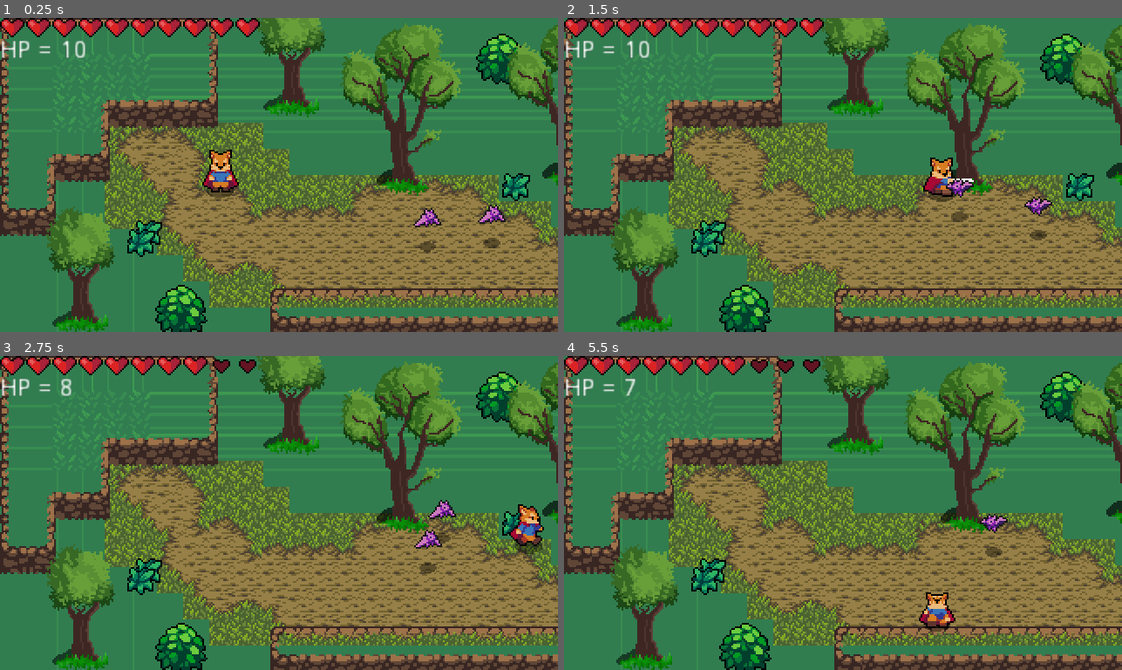
Above: before the commit, frames 1-4 (two rows, left to right).
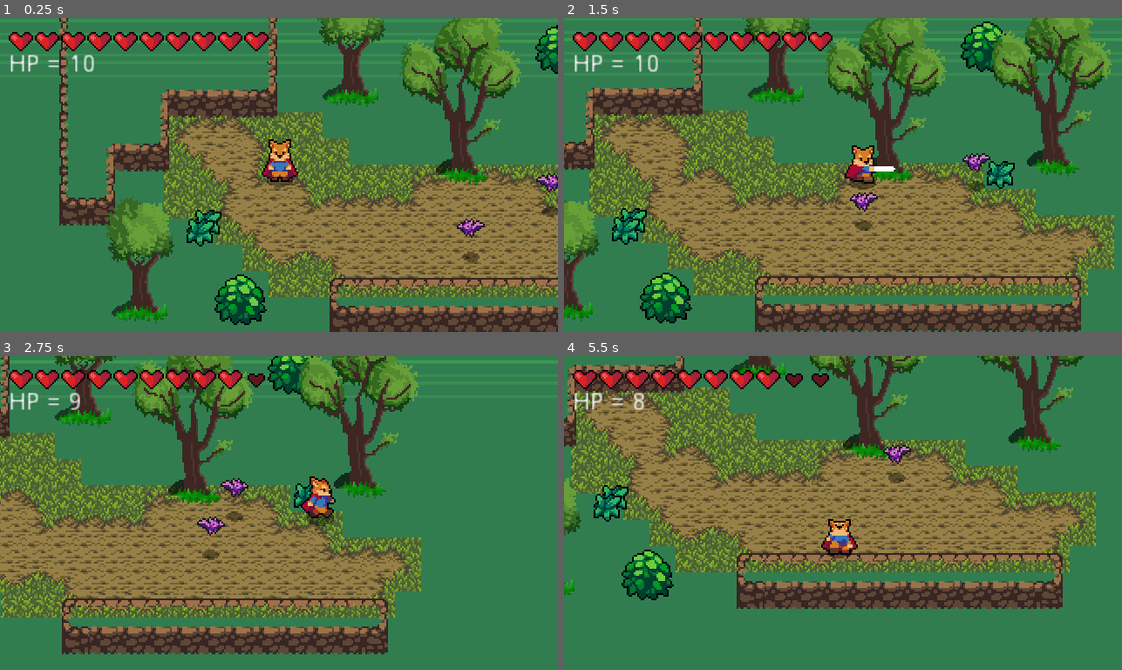
Above: after the commit, the same moments.

Repository: Hollow1212/RpgGameProject
Game: Godot game, scene res://World.tscn
Same seed, same stepped clock (60 frames per second), same inputs: the game is played once before the commit and once after it.
Inputs:
- Up to frame 1 (0.25 s): no input
- Up to frame 2 (1.5 s): hold Right (ui_right) 0.53-1.28 s; tap Space (roll) at 0.6 s; hold Down (ui_down) from 1.28 s (still down); tap K (attack) at 1.35 s
- Up to frame 3 (2.75 s): tap Space (roll) at 1.55, 2.1 s; release Down (ui_down) at 2.03 s; hold Right (ui_right) from 2.03 s (still down)
- Up to frame 4 (5.5 s): release Right (ui_right) at 2.78 s; hold Up (ui_up) 2.78-3.53 s; tap Space (roll) at 2.85, 3.8, 4.35, 5.1 s; hold Left (ui_left) 3.53-5.03 s; tap K (attack) at 3.6 s; hold Down (ui_down) from 5.03 s (still down)

The runs differ from the first frame. In frame 1, 63% of the frame differs, in the area x 0-100%, y 0-100%; in frame 2, 69%; in frame 3, 70%; in frame 4, 73%.

Commit message:
V1.19
Artur fucking clown

Diff:
--- a/RPGgameProject/Enemies/Bat.gd
+++ b/RPGgameProject/Enemies/Bat.gd
@@ -5,6 +5,7 @@
 export var ACCELERATION = 300
 export var MAX_SPEED = 50
 export var FRICTION = 200
+export var WANDER_TARGET_RANGE = 8
 
 enum{
 	IDLE,
@@ -21,6 +22,11 @@
 onready var stats = $Stats
 onready var playerDetectionZone = $PlayerDetectionZone
 onready var hurtbox = $HurtBox
+onready var softCollision = $SoftCollision
+onready var wanderController = $WanderController
+
+func _ready():
+	state = pick_random_state([IDLE, WANDER])
 
 func _physics_process(delta):
 	knockback = knockback.move_toward(Vector2.ZERO, FRICTION * delta)
@@ -30,23 +36,46 @@
 		IDLE:
 			velocity = velocity.move_toward(Vector2.ZERO, FRICTION * delta)
 			seek_player()
+			if wanderController.get_time_left() == 0:
+				update_wander()
+		WANDER:
+			seek_player()
+			if wanderController.get_time_left() == 0:
+				update_wander()
 
-		WANDER:
-			pass
+			accelerate_towards_point(wanderController.target_position, delta)
+
+			if global_position.distance_to(wanderController.target_position) <= WANDER_TARGET_RANGE:
+				update_wander()
 
 		CHASE:
 			var player = playerDetectionZone.player
 			if player != null:
-				var direction = (player.global_position - global_position).normalized()
-				velocity = velocity.move_toward(direction * MAX_SPEED, ACCELERATION * delta)
+				accelerate_towards_point(player.global_position, delta)
 			else:
 				state = IDLE
 			sprite.flip_h = velocity.x < 0
+	if softCollision.is_colliding():
+		velocity += softCollision.get_push_vector() * delta * 400
 	velocity = move_and_slide(velocity)
+
+func accelerate_towards_point(point, delta):
+		var direction = global_position.direction_to(point)
+		velocity = velocity.move_toward(direction * MAX_SPEED, ACCELERATION * delta)
+		sprite.flip_h = velocity.x < 0
 
 func seek_player():
 	if playerDetectionZone.can_see_player():
 		state = CHASE
+
+func update_wander():
+	state = pick_random_state([IDLE, WANDER])
+	wanderController.start_wander_timer(rand_range(1, 3))
+
+func pick_random_state(state_list):
+	state_list.shuffle()
+	return state_list.pop_front()
+
 
 func _on_HurtBox_area_entered(area):
 	stats.health -= area.damage
--- a/RPGgameProject/Enemies/Bat.tscn
+++ b/RPGgameProject/Enemies/Bat.tscn
@@ -7,6 +7,8 @@
 [ext_resource path="res://Stats.tscn" type="PackedScene" id=5]
 [ext_resource path="res://Enemies/PlayerDetectionZone.tscn" type="PackedScene" id=6]
 [ext_resource path="res://Boxes/HitBox.tscn" type="PackedScene" id=7]
+[ext_resource path="res://Enemies/SoftCollision.tscn" type="PackedScene" id=8]
+[ext_resource path="res://Enemies/WanderController.tscn" type="PackedScene" id=9]
 
 [sub_resource type="AtlasTexture" id=1]
 atlas = ExtResource( 1 )
@@ -49,15 +51,16 @@
 [sub_resource type="CircleShape2D" id=10]
 radius = 5.0
 
+[sub_resource type="CircleShape2D" id=11]
+radius = 4.0
+
 [node name="Bat" type="KinematicBody2D"]
 collision_layer = 16
-collision_mask = 17
 script = ExtResource( 4 )
 
 [node name="AnimatedSprite" type="AnimatedSprite" parent="."]
 frames = SubResource( 6 )
 animation = "Fly"
-frame = 3
 speed_scale = 2.0
 playing = true
 offset = Vector2( 0, -12 )
@@ -66,9 +69,11 @@
 texture = ExtResource( 2 )
 
 [node name="CollisionShape2D" type="CollisionShape2D" parent="."]
+visible = false
 shape = SubResource( 7 )
 
 [node name="HurtBox" parent="." instance=ExtResource( 3 )]
+visible = false
 collision_layer = 8
 
 [node name="CollisionShape2D" parent="HurtBox" index="0"]
@@ -79,12 +84,14 @@
 max_health = 3
 
 [node name="PlayerDetectionZone" parent="." instance=ExtResource( 6 )]
+visible = false
 
 [node name="CollisionShape2D2" type="CollisionShape2D" parent="PlayerDetectionZone"]
 modulate = Color( 1, 1, 1, 0.329412 )
 shape = SubResource( 9 )
 
 [node name="HitBox" parent="." instance=ExtResource( 7 )]
+visible = false
 position = Vector2( -1, 2 )
 collision_mask = 4
 
@@ -92,6 +99,13 @@
 position = Vector2( 1, -16 )
 shape = SubResource( 10 )
 
+[node name="SoftCollision" parent="." instance=ExtResource( 8 )]
+
+[node name="CollisionShape2D2" type="CollisionShape2D" parent="SoftCollision"]
+shape = SubResource( 11 )
+
+[node name="WanderController" parent="." instance=ExtResource( 9 )]
+
 [connection signal="area_entered" from="HurtBox" to="." method="_on_HurtBox_area_entered"]
 [connection signal="no_health" from="Stats" to="." method="_on_Stats_no_health"]
 
--- /dev/null
+++ b/RPGgameProject/Enemies/SoftCollision.gd
@@ -0,0 +1,14 @@
+extends Area2D
+
+func is_colliding():
+	var areas = get_overlapping_areas()
+	return areas.size() > 0
+
+func get_push_vector():
+	var areas = get_overlapping_areas()
+	var push_vector = Vector2.ZERO
+	if is_colliding():
+		var area = areas[0]
+		push_vector = area.global_position.direction_to(global_position)
+		push_vector = push_vector.normalized()
+	return push_vector
--- /dev/null
+++ b/RPGgameProject/Enemies/SoftCollision.tscn
@@ -0,0 +1,10 @@
+[gd_scene load_steps=2 format=2]
+
+[ext_resource path="res://Enemies/SoftCollision.gd" type="Script" id=1]
+
+[node name="SoftCollision" type="Area2D"]
+collision_layer = 32
+collision_mask = 32
+script = ExtResource( 1 )
+
+[node name="CollisionShape2D" type="CollisionShape2D" parent="."]
--- /dev/null
+++ b/RPGgameProject/Enemies/WanderController.gd
@@ -0,0 +1,24 @@
+extends Node2D
+
+export (int) var wander_range = 32
+
+onready var start_position = global_position
+onready var target_position = global_position
+
+onready var timer = $Timer
+
+func _ready():
+	update_target_position()
+
+func update_target_position():
+	var target_vector = Vector2(rand_range(-wander_range,wander_range), rand_range(-wander_range,wander_range))
+	target_position = start_position + target_vector
+
+func get_time_left():
+	return timer.time_left
+
+func start_wander_timer(duration):
+	timer.start(duration)
+
+func _on_Timer_timeout():
+	update_target_position()
--- /dev/null
+++ b/RPGgameProject/Enemies/WanderController.tscn
@@ -0,0 +1,12 @@
+[gd_scene load_steps=2 format=2]
+
+[ext_resource path="res://Enemies/WanderController.gd" type="Script" id=1]
+
+[node name="WanderController" type="Node2D"]
+script = ExtResource( 1 )
+
+[node name="Timer" type="Timer" parent="."]
+one_shot = true
+autostart = true
+
+[connection signal="timeout" from="Timer" to="." method="_on_Timer_timeout"]
--- a/RPGgameProject/Player/Player.gd
+++ b/RPGgameProject/Player/Player.gd
@@ -23,6 +23,7 @@
 onready var hurtbox = $HurtBox
 
 func _ready():
+	randomize()
 	stats.connect("no_health", self, "queue_free")
 	animationTree.active = true
 	swordHitBox.knockback_vector = roll_vector
--- a/RPGgameProject/World.tscn
+++ b/RPGgameProject/World.tscn
@@ -511,11 +511,11 @@
 [node name="World" type="Node2D"]
 
 [node name="Background" type="Sprite" parent="."]
-position = Vector2( 181, 97 )
+position = Vector2( 151, 116 )
 scale = Vector2( 0.90566, 0.75025 )
 texture = ExtResource( 5 )
 region_enabled = true
-region_rect = Rect2( -48, -32, 432, 272 )
+region_rect = Rect2( -48, -32, 678.968, 391.501 )
 
 [node name="TileMap" type="TileMap" parent="."]
 tile_set = SubResource( 1 )
@@ -533,17 +533,27 @@
 format = 1
 tile_data = PoolIntArray( 0, 0, 0, 1, 0, 1, 2, 0, 1, 3, 0, 2, 65536, 0, 65536, 65537, 0, 65541, 65538, 0, 131073, 65539 …(183 unchanged characters)…
 
+[node name="Camera2D" type="Camera2D" parent="."]
+position = Vector2( 126, 96 )
+scale = Vector2( 1, 1.01852 )
+current = true
+process_mode = 0
+smoothing_enabled = true
+
 [node name="YSort" type="YSort" parent="."]
 
 [node name="Player" parent="YSort" instance=ExtResource( 2 )]
 position = Vector2( 126, 96 )
 scale = Vector2( 1, 1.01852 )
 
+[node name="RemoteTransform2D" type="RemoteTransform2D" parent="YSort/Player"]
+remote_path = NodePath("../../../Camera2D")
+
 [node name="Bat" parent="YSort" instance=ExtResource( 9 )]
-position = Vector2( 245, 131 )
+position = Vector2( 241, 136 )
 
 [node name="Bat2" parent="YSort" instance=ExtResource( 9 )]
-position = Vector2( 282, 129 )
+position = Vector2( 276, 124 )
 
 [node name="Tree" type="YSort" parent="YSort"]
 
@@ -578,4 +588,10 @@
 [node name="Grass3" parent="YSort/Grass" instance=ExtResource( 8 )]
 position = Vector2( 296, 97 )
 
-[node name="HealthUI" parent="." instance=ExtResource( 10 )]
+[node name="CanvasLayer" type="CanvasLayer" parent="."]
+
+[node name="HealthUI" parent="CanvasLayer" instance=ExtResource( 10 )]
+margin_left = 5.0
+margin_top = 8.0
+margin_right = 251.0
+margin_bottom = 43.0
--- a/RPGgameProject/project.godot
+++ b/RPGgameProject/project.godot
@@ -22,8 +22,8 @@
 
 window/size/width=320
 window/size/height=180
-window/size/test_width=1366
-window/size/test_height=768
+window/size/test_width=640
+window/size/test_height=360
 window/stretch/mode="2d"
 window/stretch/aspect="keep"
 
@@ -100,6 +100,7 @@
 2d_physics/layer_3="PlayerHurtBox"
 2d_physics/layer_4="EnemyHurtBox"
 2d_physics/layer_5="Enemy"
+2d_physics/layer_6="SoftCollisions"
 
 [physics]
 
@@ -108,4 +109,5 @@
 [rendering]
 
 quality/driver/driver_name="GLES2"
+2d/snapping/use_gpu_pixel_snap=true
 environment/default_environment="res://default_env.tres"
Not shown: 1 places in RPGgameProject/Enemies/Bat.tscn that only renumber resources
